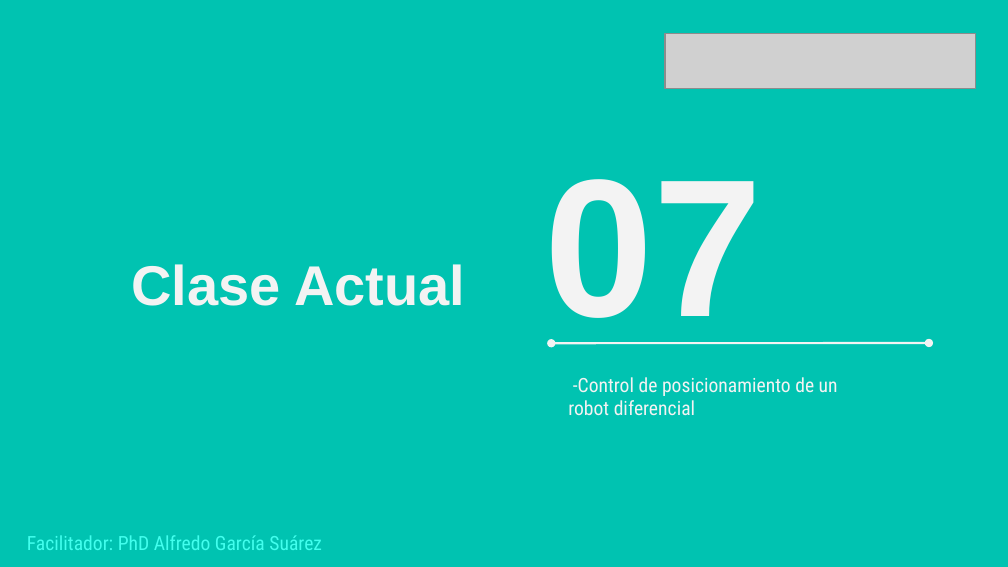
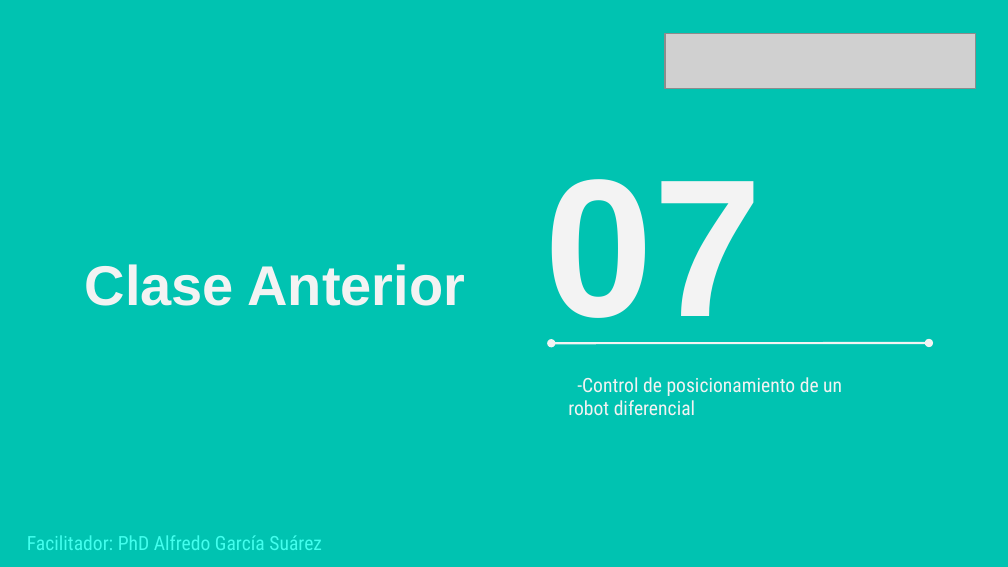
Before and after one commit to freddy-7/Implementacion-de-robotica-inteligente-2025, a slide deck: slide 4 of Implementación de Robótica Inteligente (sesion 8).pptx (slide 17 before the commit). Drawn at 1008x567 pixels with LibreOffice and Linux fonts; fonts in the diff are those of the drawing; grey boxes stand for pictures; background and template pictures are left out. Boxes give left, top, right and bottom in pixels: in the first picture for what was removed or moved away, otherwise in the second. Text is boxed around its words. In the diff, an @@ line names an element or a change of style, - is before the commit and + after.

```diff
--- a/Implementación de Robótica Inteligente (sesion 8).pptx
+++ b/Implementación de Robótica Inteligente (sesion 8).pptx
@@ title at [85,264,465,306]: text changed @@
-Clase Actual
+Clase Anterior
@@ subtitle "-Control de posicionamiento de un ..." rewrapped from [568,377,838,416] to [568,377,842,416] @@
```
Also in this commit, not shown: 5 other slides changed, 5 slides added.
